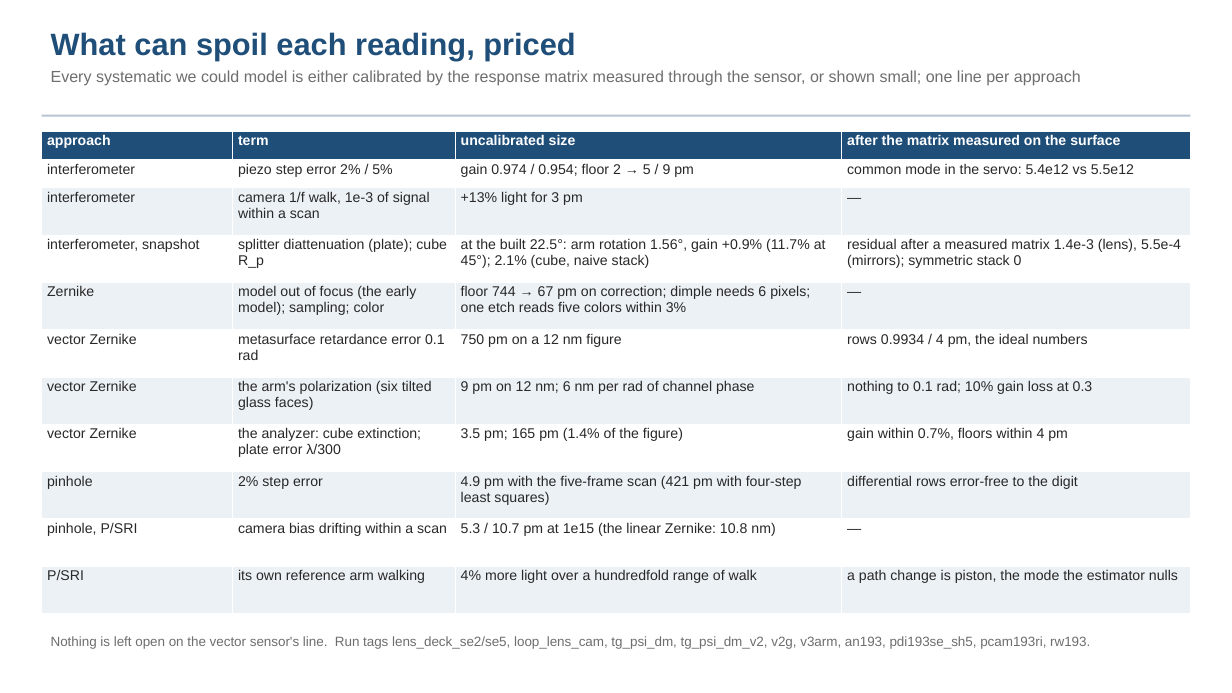
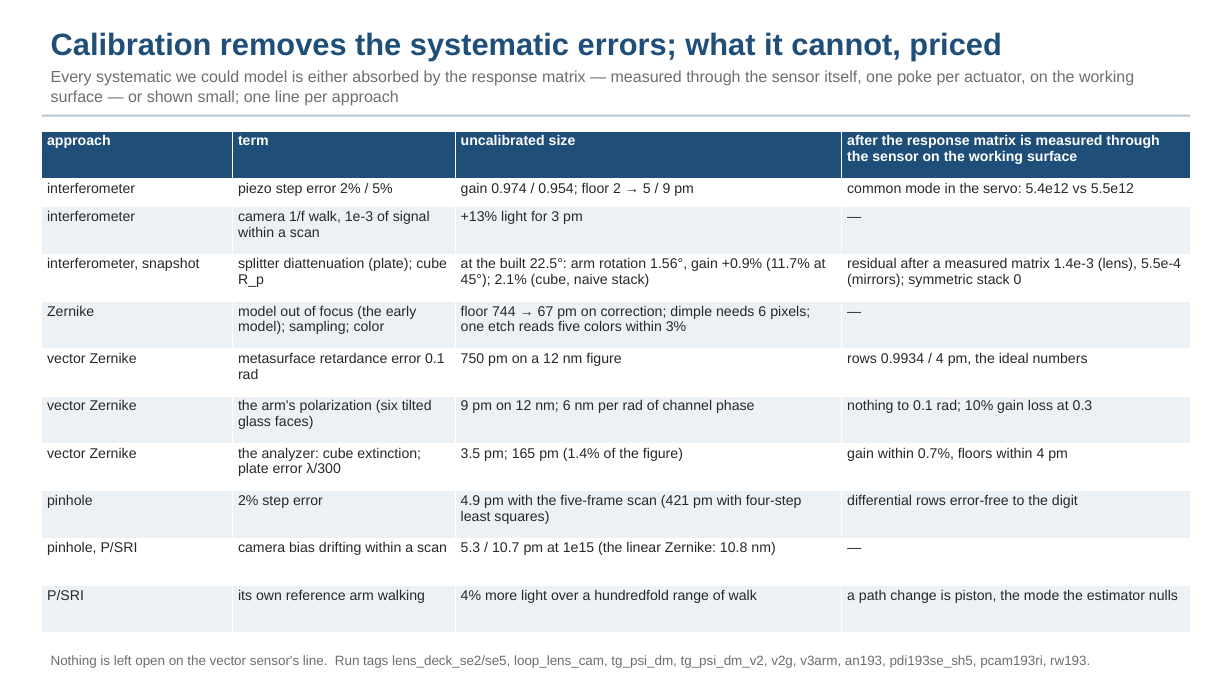
Before and after one commit to nasa-jpl/macos, a slide deck: slide 19 of demo_session/deck_gauges_short.pptx. Drawn at 1232x693 pixels with LibreOffice and Linux fonts; fonts in the diff are those of the drawing. Boxes give left, top, right and bottom in pixels: in the first picture for what was removed or moved away, otherwise in the second. Text is boxed around its words. In the diff, an @@ line names an element or a change of style, - is before the commit and + after.

```diff
--- a/demo_session/deck_gauges_short.pptx
+++ b/demo_session/deck_gauges_short.pptx
@@ text at (x1=51, y1=32, x2=1134, y2=106): text changed @@
-What can spoil each reading, priced
-Every systematic we could model is either calibrated by the response matrix measured through the sensor, or shown small; one line per approach
+Calibration removes the systematic errors; what it cannot, priced
+Every systematic we could model is either absorbed by the response matrix — measured through the sensor itself, one poke per actuator, on the working surface — or shown small; one line per approach
@@ table at (x1=42, y1=131, x2=1190, y2=633) @@
-row 1, column 4: after the matrix measured on the surface
+row 1, column 4: after the response matrix is measured through the sensor on the working surface
@@ text "Nothing is left open on ..." moved from (x1=51, y1=636, x2=1090, y2=649) to (x1=51, y1=655, x2=1090, y2=668) @@
```
Also in this commit, not shown: 11 other slides changed, 6 other files.
